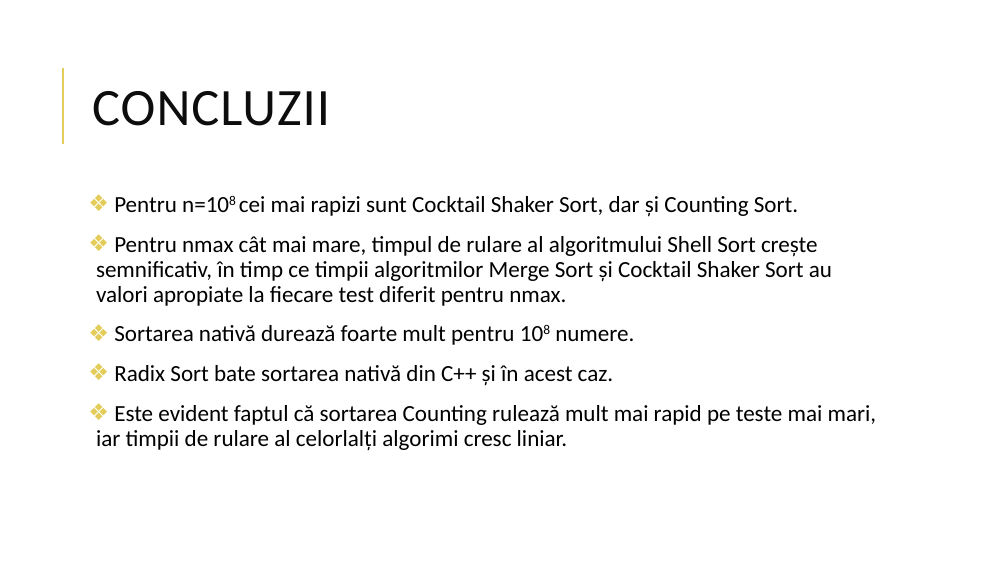
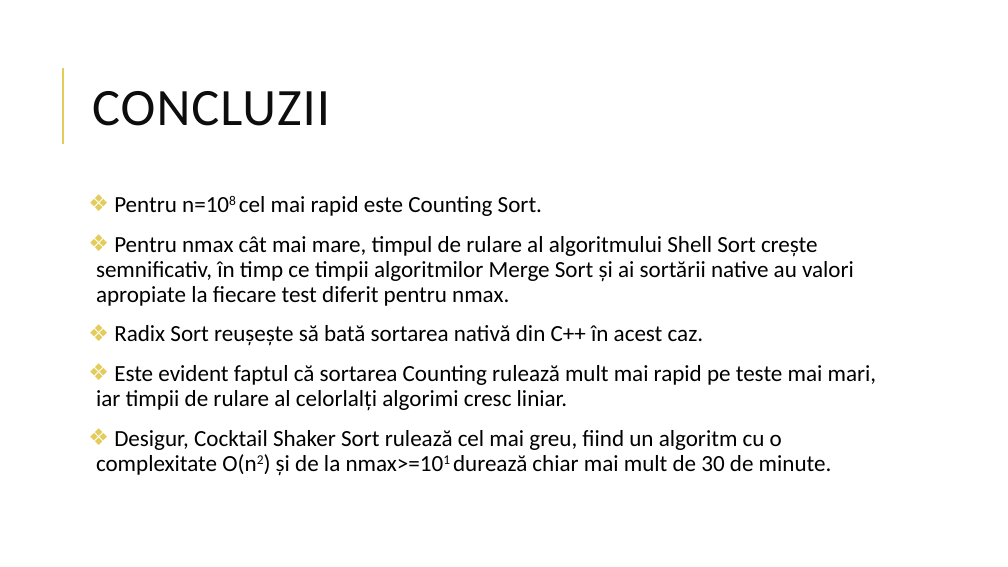
Before and after one commit to ralucarogoza/SD, a slide deck: slide 14 of prezentare.pptx. Drawn at 1008x567 pixels with LibreOffice and Linux fonts; fonts in the diff are those of the drawing. Boxes give left, top, right and bottom in pixels: in the first picture for what was removed or moved away, otherwise in the second. Text is boxed around its words. In the diff, an @@ line names an element or a change of style, - is before the commit and + after.

```diff
--- a/prezentare.pptx
+++ b/prezentare.pptx
@@ text at (x1=96, y1=196, x2=854, y2=346): text changed @@
-❖ Pentru n=108 cei mai rapizi sunt Cocktail Shaker Sort, dar și Counting Sort.
-❖ Pentru nmax cât mai mare, timpul de rulare al algoritmului Shell Sort crește semnificativ, în timp ce timpii algoritmilor Merge Sort și Cocktail Shaker Sort au valori apropiate la fiecare test diferit pentru nmax.
-❖ Sortarea nativă durează foarte mult pentru 108 numere.
-❖ Radix Sort bate sortarea nativă din C++ și în acest caz.
+❖ Pentru n=108 cel mai rapid este Counting Sort.
+❖ Pentru nmax cât mai mare, timpul de rulare al algoritmului Shell Sort crește semnificativ, în timp ce timpii algoritmilor Merge Sort și ai sortării native au valori apropiate la fiecare test diferit pentru nmax.
+❖ Radix Sort reușește să bată sortarea nativă din C++ în acest caz.
@@ text at (x1=96, y1=430, x2=832, y2=476): paragraph added @@
+❖ Desigur, Cocktail Shaker Sort rulează cel mai greu, fiind un algoritm cu o complexitate O(n2) și de la nmax>=101 durează chiar mai mult de 30 de minute.
```
Also in this commit, not shown: 7 other slides changed.
